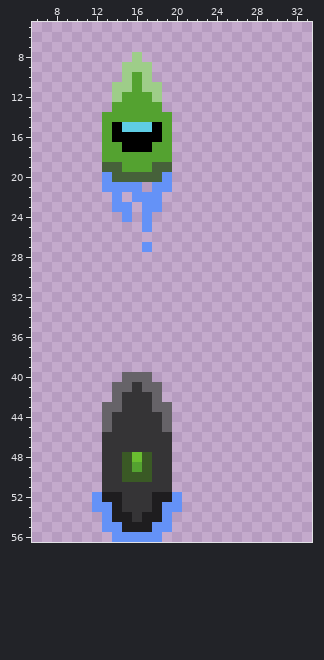
Edited in one commit: pixel-art file (blue_frontline/assets/Green_team/ase/Green_team_spritesheet.ase). Above is the file before it was changed.
128x64 pixels, 1 frame. Colours within 5 levels of each other are drawn and written as one. Shown: x 6..33, y 5..56.
Now the later version:
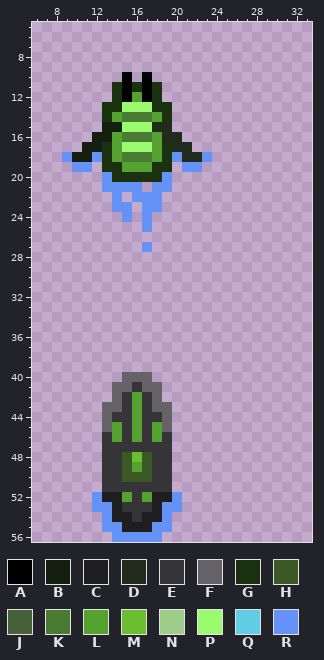
Palette (. is transparent): A #000000  B #141f0f  C #1e1d1f  D #212b1c  E #353436  F #666368  G #1b3211  H #3a5925  J #46613a  K #497c32  L #54a230  M #6abe30  N #9ecd89  P #9bfb6e  Q #5fcde4  R #6492f7
Difference:
Colour L becomes colour A in row 12 at x 15 and 17.
Colour N becomes colour A in rows 10 to 11 at x 15 and 17.
The author put colour B in row 16 at x 12; in row 17 at x 11 to 12; in row 18 at x 10 to 11.
Colour A becomes colour B in row 15 at x 14.
Colour L becomes colour B in rows 15 to 16 at x 13.
The author put colour D in row 16 at x 20; in row 17 at x 20 to 21; in row 18 at x 21 to 22.
Colour A becomes colour D in row 15 at x 18.
Colour L becomes colour D in rows 15 to 16 at x 19.
The author put colour G in row 13 at x 13 and 19.
Colour J becomes colour G in row 19 at x 13 to 14 and 18 to 19; in row 20 at x 14 to 18.
Colour L becomes colour G in row 11 at x 16; in row 13 at x 14 and 18; in row 14 at x 13 and 19; in rows 17 to 18 at x 13 and 19.
Colour N becomes colour G in rows 11 to 12 at x 14 and 18.
Colour A becomes colour K in row 16 at x 15 to 17.
Colour L becomes colour K in row 14 at x 15 to 17; in row 18 at x 15 to 17.
Colour A becomes colour L in row 16 at x 14 and 18.
Colour E becomes colour L in rows 42 to 44 at x 16; in rows 45 to 46 at x 14, 16 and 18; in row 52 at x 15 and 17.
Colour A becomes colour P in row 17 at x 15 to 17.
Colour L becomes colour P in row 13 at x 15 to 17.
Colour Q becomes colour P in row 15 at x 15 to 17.
The author put colour R in row 18 at x 9, 12, 20 and 23; in row 19 at x 10 to 11 and 21 to 22.
The edit erases colour L in row 10 at x 16.
The edit erases colour N in row 8 at x 16; in row 9 at x 15 to 17.
Changed places in both pictures, as pixel boxes (x1, y1, x2, y2):
changed: (62, 52, 212, 182)
changed: (112, 392, 162, 442)
changed: (122, 492, 152, 502)
